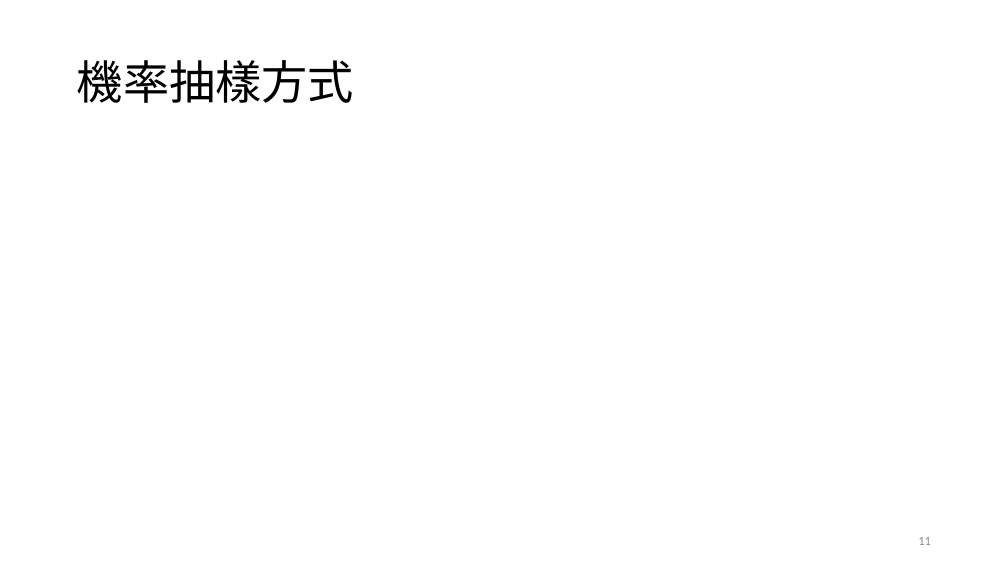
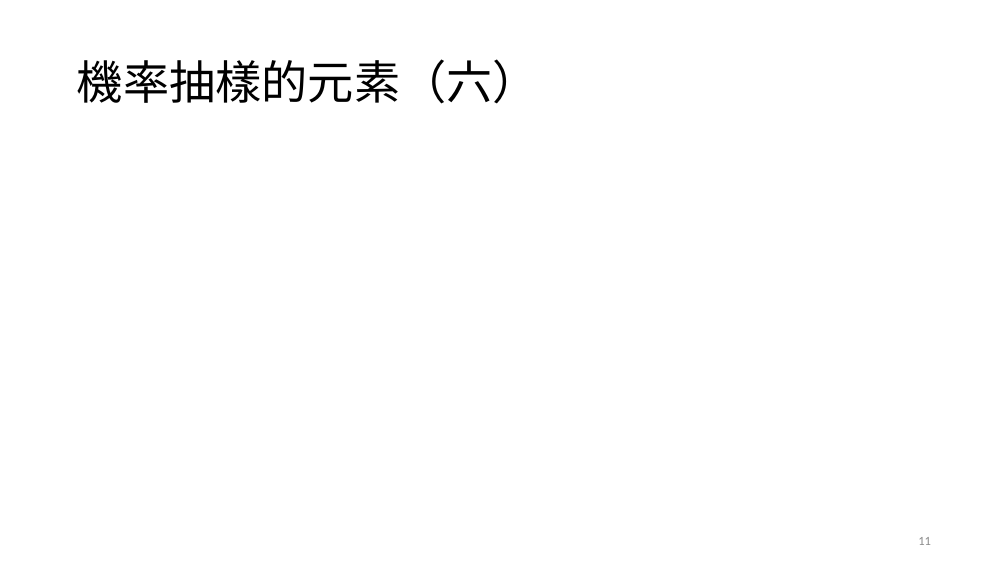
Before and after one commit to TsaiChiahung/PublicOpinion2026, a slide deck: slide 11 of 投影片/民意與調查Week5.pptx. Drawn at 1008x567 pixels with LibreOffice and Linux fonts; fonts in the diff are those of the drawing; grey boxes stand for pictures. Boxes give left, top, right and bottom in pixels: in the first picture for what was removed or moved away, otherwise in the second. Text is boxed around its words. In the diff, an @@ line names an element or a change of style, - is before the commit and + after.

```diff
--- a/投影片/民意與調查Week5.pptx
+++ b/投影片/民意與調查Week5.pptx
@@ title at (77,59,539,104): text changed @@
-機率抽樣方式
+機率抽樣的元素（六）
```
Also in this commit, not shown: 2 other slides changed, 1 slide added, 6 slides removed.
